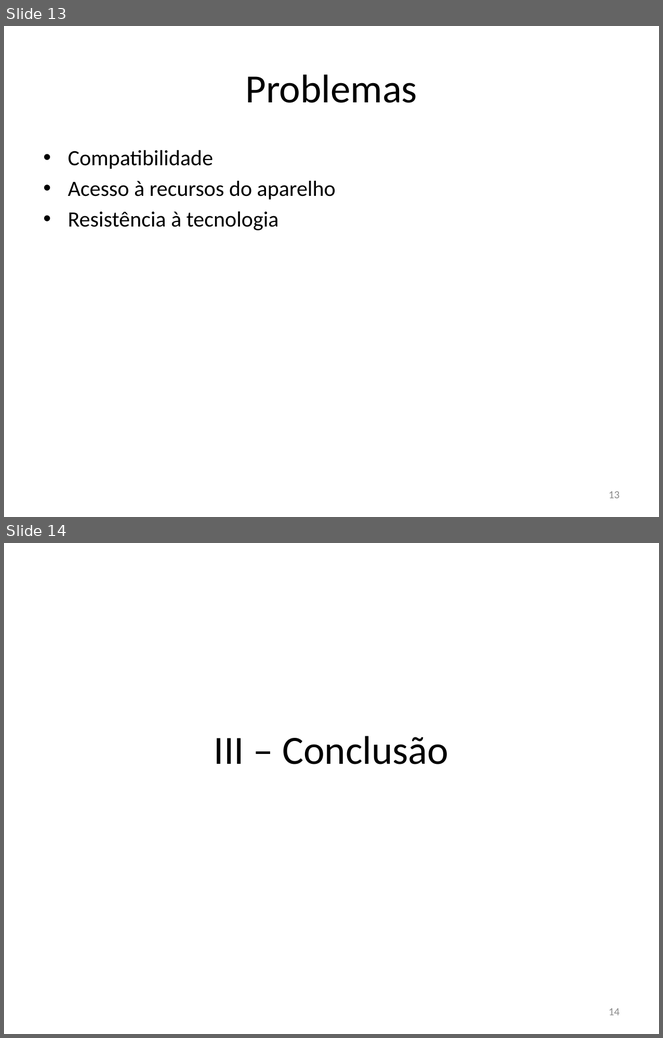
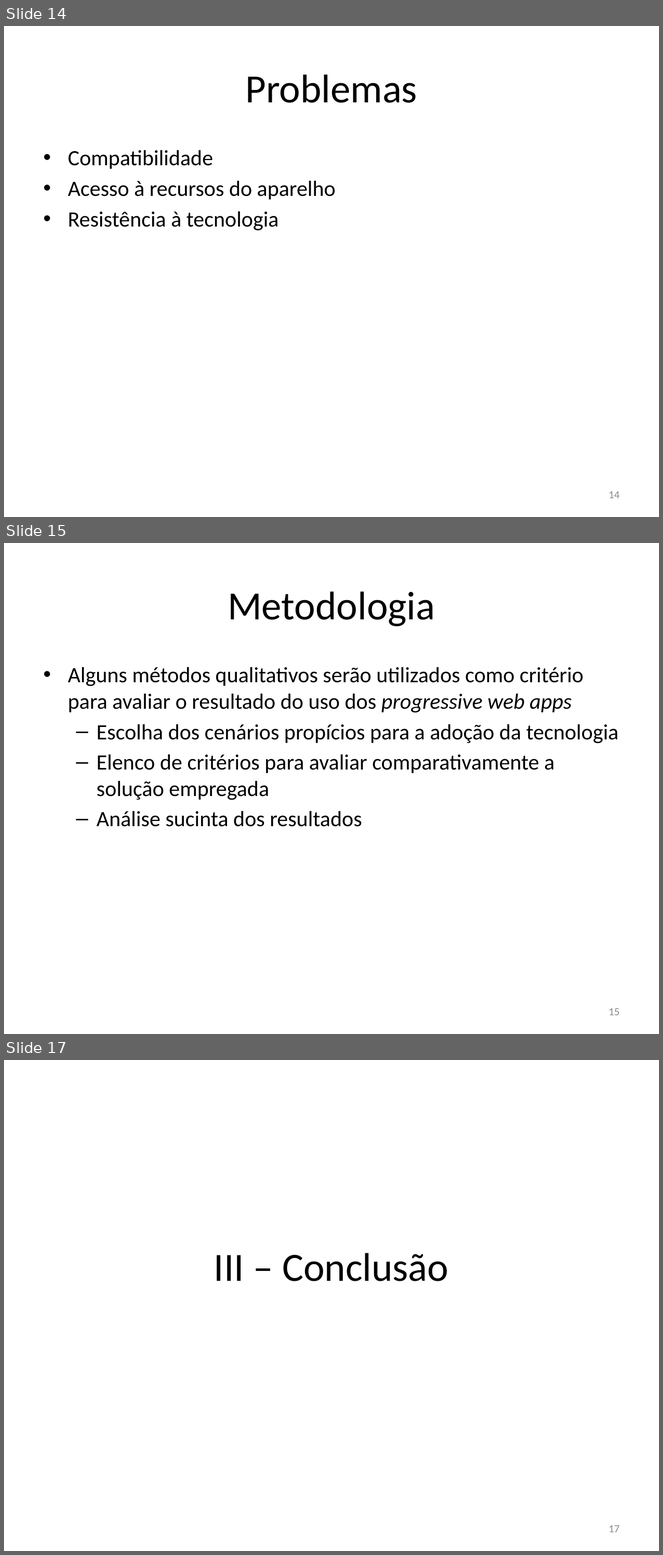
Before and after one commit to rfc410/tcc, a slide deck: apresentacao.pptx. Shown one above the other, each under a label of ours: slides 13 and 14 before the commit, slides 14, 15 and 17 after it; the slides between them are not shown. The pictures are 663x1038 and 663x1555 pixels, drawn with LibreOffice and Linux fonts; fonts in the diff are those of the drawing. Boxes give left, top, right and bottom in pixels: in the first picture for what was removed or moved away, otherwise in the second. Text is boxed around its words. In the diff, an @@ line names an element or a change of style, - is before the commit and + after.

```diff
--- a/apresentacao.pptx
+++ b/apresentacao.pptx
@@ slide 15 added at box(4, 543, 659, 1034), background #FFFFFF @@
@@ title added at box(228, 591, 435, 627), 44 pt, text #000000 @@
+Metodologia
@@ text added at box(68, 667, 619, 827), 24 pt, text #000000 @@
+• Alguns métodos qualitativos serão utilizados como critério para avaliar o resultado do uso dos progressive web apps
+  – Escolha dos cenários propícios para a adoção da tecnologia
+  – Elenco de critérios para avaliar comparativamente a solução empregada
+  – Análise sucinta dos resultados
@@ page number added at box(609, 1008, 620, 1016), 12 pt, text #8C8C8C @@
+15
@@ what was slide 13 is now slide 14 @@
@@ page number at box(609, 491, 620, 499): text changed @@
-13
+14
@@ what was slide 14 is now slide 17 @@
@@ page number at box(609, 1525, 620, 1533): text changed @@
-14
+17
```
Also in this commit, not shown: 4 slides changed, 3 other slides added, 1 slide removed.
